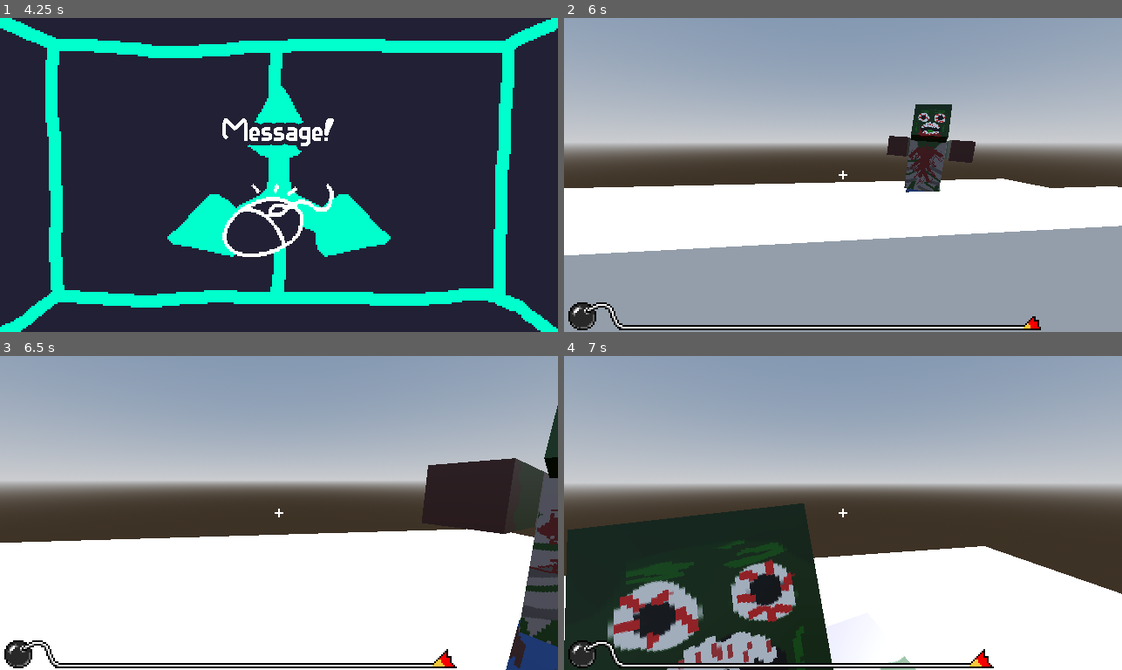
Above: before the commit, frames 1-4 (two rows, left to right).
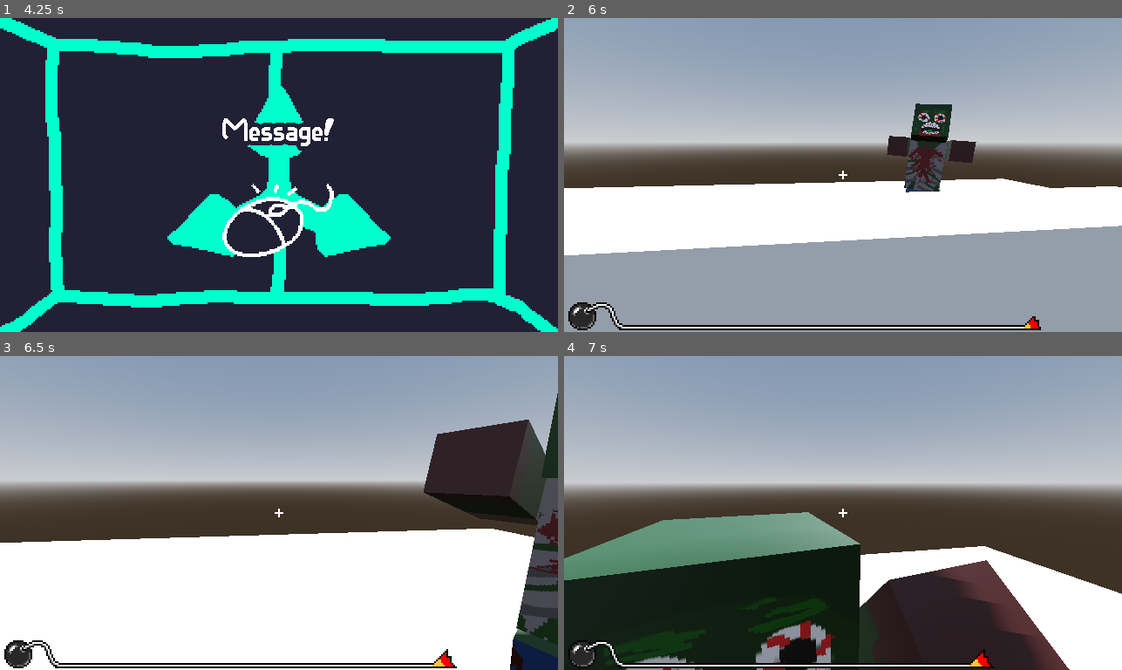
Above: after the commit, the same moments.

Repository: AHeathfield/macgdc-microgame-jam-2025
Game: Godot game, scene res://scenes/main/main.tscn
The game is run twice, just before and just after one commit, with the same random seed, the same clock (stepped at 60 frames per second) and the same inputs. Sound files missing from this copy of the repository are replaced by a short silence.
Inputs (mouse positions are in pixels of both pictures, inside the frame that each line leads up to):
- Up to frame 1 (4.25 s): click "Start" at 0.5 s; tap Enter (ui_accept) at 1.25, 1.52, 2.27, 3.77 s; move the mouse to (251, 237) at 1.27 s; hold W (keyboard_up) 1.28-2.78 s; click (251, 237) at 1.42 s; move the mouse to (446, 222) at 2.02 s; move the mouse to (111, 127) at 2.77 s; hold A (keyboard_left) from 2.78 s (still down); move the mouse to (306, 175) at 3.52 s; click (306, 175) at 3.67 s
- Up to frame 2 (6 s): move the mouse to (759, 96) at 4.27 s; release A (keyboard_left) at 4.28 s; hold S (keyboard_down) 4.28-5.03 s; tap Enter (ui_accept) at 4.52, 5.27 s; move the mouse to (870, 175) at 5.02 s; hold W (keyboard_up) from 5.03 s (still down); move the mouse to (815, 175) at 5.77 s; click (815, 175) at 5.92 s
- Up to frame 3 (6.5 s): keep holding W (keyboard_up)
- Up to frame 4 (7 s): move the mouse to (854, 506) at 6.52 s; release W (keyboard_up) at 6.53 s; hold D (keyboard_right) from 6.53 s (still down); tap Enter (ui_accept) at 6.77 s

Frame 1 is identical in both runs. In frame 2, less than 0.1% of the frame differs, in the area x 57-74%, y 27-55%; in frame 3, 4.7%; in frame 4, 26%, in the area x 0-91%, y 46-100%.

Commit message:
Learned how to add animations separate from the model, used this to add an attack animation, used animation tree so that the zombie attacks player in range

Diff:
--- a/microgames/ZombieShooter/Scenes/zombie.tscn
+++ b/microgames/ZombieShooter/Scenes/zombie.tscn
@@ -1,7 +1,8 @@
-[gd_scene load_steps=16 format=4 uid="uid://dtdul6ubbj3ow"]
+[gd_scene load_steps=23 format=4 uid="uid://dtdul6ubbj3ow"]
 
 [ext_resource type="Script" uid="uid://csrq6k2ikr8pu" path="res://microgames/ZombieShooter/Scripts/zombie.gd" id="1_8j5qa"]
 [ext_resource type="Material" uid="uid://dijdm7svt38f5" path="res://microgames/ZombieShooter/Assets/Material.001.tres" id="1_uxy1q"]
+[ext_resource type="AnimationLibrary" uid="uid://d2plomhj0pfaf" path="res://microgames/ZombieShooter/Assets/zombie_animations.glb" id="3_r5y2a"]
 
 [sub_resource type="ArrayMesh" id="ArrayMesh_v1cvo"]
 resource_name = "zombie_test_Cube_001"
@@ -211,6 +212,33 @@
 [sub_resource type="BoxShape3D" id="BoxShape3D_r5y2a"]
 size = Vector3(8.048828, 16.522423, 2.8154297)
 
+[sub_resource type="AnimationNodeAnimation" id="AnimationNodeAnimation_r5y2a"]
+animation = &"Walk"
+
+[sub_resource type="AnimationNodeAnimation" id="AnimationNodeAnimation_173ip"]
+animation = &"zombie_animations/Attack"
+
+[sub_resource type="AnimationNodeStateMachineTransition" id="AnimationNodeStateMachineTransition_173ip"]
+advance_mode = 2
+
+[sub_resource type="AnimationNodeStateMachineTransition" id="AnimationNodeStateMachineTransition_dveh7"]
+advance_mode = 2
+advance_condition = &"attack"
+
+[sub_resource type="AnimationNodeStateMachineTransition" id="AnimationNodeStateMachineTransition_xigsn"]
+switch_mode = 2
+advance_mode = 2
+
+[sub_resource type="AnimationNodeStateMachine" id="AnimationNodeStateMachine_dveh7"]
+states/End/position = Vector2(1045.5, 99.19375)
+states/Start/position = Vector2(177.5, 98.5)
+states/Walk/node = SubResource("AnimationNodeAnimation_r5y2a")
+states/Walk/position = Vector2(407.95477, 100.55)
+states/zombie_animations_Attack/node = SubResource("AnimationNodeAnimation_173ip")
+states/zombie_animations_Attack/position = Vector2(760.37964, 99.87187)
+transitions = ["Start", "Walk", SubResource("AnimationNodeStateMachineTransition_173ip"), "Walk", "zombie_animations_Attack", SubResource("AnimationNodeStateMachineTransition_dveh7"), "zombie_animations_Attack", "Walk", SubResource("AnimationNodeStateMachineTransition_xigsn")]
+graph_offset = Vector2(337.1246, -7.725)
+
 [node name="Zombie" type="CharacterBody3D"]
 script = ExtResource("1_8j5qa")
 
@@ -236,7 +264,7 @@
 bones/2/rest = Transform3D(0.99999994, 0, 0, 0, 0.99999994, 0, 0, 0, 0.99999994, 0, 0.66569865, 0)
 bones/2/enabled = true
 bones/2/position = Vector3(0, 0.66569865, 0)
-bones/2/rotation = Quaternion(0.0029596612, 0, -0.042047944, 0.9991113)
+bones/2/rotation = Quaternion(0.043064665, -5.9529924e-12, 0.00089006184, 0.9990719)
 bones/2/scale = Vector3(0.99999994, 0.99999994, 0.99999994)
 bones/3/name = "LeftArm.L"
 bones/3/parent = 2
@@ -250,7 +278,7 @@
 bones/4/rest = Transform3D(0.99999994, 0, 0, 0, 0.99999994, 0, 0, 0, 0.99999994, 0, 0.49999976, 0)
 bones/4/enabled = true
 bones/4/position = Vector3(0, 0.49999976, 0)
-bones/4/rotation = Quaternion(0.17364001, -0.00083558116, 0.0006603507, 0.9848087)
+bones/4/rotation = Quaternion(0.17364477, -0.0003526146, 0.00027866816, 0.9848083)
 bones/4/scale = Vector3(0.99999994, 0.99999994, 0.99999994)
 bones/5/name = "RightArm.R"
 bones/5/parent = 2
@@ -264,14 +292,14 @@
 bones/6/rest = Transform3D(0.99999994, 0, 1.5099579e-07, 0, -0.99999994, 0, 1.5099579e-07, 0, -0.99999994, -0.24982609, -0.3381406, 0)
 bones/6/enabled = true
 bones/6/position = Vector3(-0.24982609, -0.3381406, 0)
-bones/6/rotation = Quaternion(0.9991603, 2.9695736e-08, 7.54345e-08, -0.04097417)
+bones/6/rotation = Quaternion(0.98500085, 7.668008e-09, 7.436548e-08, -0.17255007)
 bones/6/scale = Vector3(0.99999994, 0.99999994, 0.99999994)
 bones/7/name = "RightLeg.R"
 bones/7/parent = 1
 bones/7/rest = Transform3D(0.99999994, 0, 1.5099579e-07, 0, -0.99999994, 0, 1.5099579e-07, 0, -0.99999994, 0.24982609, -0.3381406, 0)
 bones/7/enabled = true
 bones/7/position = Vector3(0.24982609, -0.3381406, 0)
-bones/7/rotation = Quaternion(0.9991603, -2.9695736e-08, 7.54345e-08, 0.04097417)
+bones/7/rotation = Quaternion(0.98500085, -7.668008e-09, 7.436548e-08, 0.17255007)
 bones/7/scale = Vector3(0.99999994, 0.99999994, 0.99999994)
 
 [node name="Head" type="MeshInstance3D" parent="zombie/Skeleton3D"]
@@ -299,7 +327,7 @@
 skin = SubResource("Skin_3yna1")
 
 [node name="Torso2" type="BoneAttachment3D" parent="zombie/Skeleton3D"]
-transform = Transform3D(3.9480655, 0.3328981, -0.0009861421, -0.3328981, 3.9479961, -0.023431957, -0.0009861421, 0.023431957, 3.9620063, 0, 8.232782, 0)
+transform = Transform3D(3.9620693, -0.0070464388, 0.00030373436, 0.0070464388, 3.9473736, -0.3409342, 0.00030373447, 0.3409342, 3.9473798, 0, 8.232782, 0)
 bone_name = "Torso"
 bone_idx = 2
 
@@ -310,7 +338,7 @@
 shape = SubResource("BoxShape3D_orkfj")
 
 [node name="Head2" type="BoneAttachment3D" parent="zombie/Skeleton3D"]
-transform = Transform3D(3.948391, 0.30620554, -0.12037186, -0.32895198, 3.7024374, -1.3717835, 0.006466701, 1.3770394, 3.7150724, 0.16644898, 10.2067795, 0.011715973)
+transform = Transform3D(3.9620645, -0.009177471, 0.0003271215, 0.008459856, 3.5927174, -1.6704344, 0.00357265, 1.6704305, 3.5927277, -0.0035232177, 10.206469, 0.17046702)
 bone_name = "Head"
 bone_idx = 4
 
@@ -321,7 +349,7 @@
 shape = SubResource("BoxShape3D_uxy1q")
 
 [node name="LeftArm2" type="BoneAttachment3D" parent="zombie/Skeleton3D"]
-transform = Transform3D(-3.9480653, 0.0009862592, -0.33289868, 0.33289868, 0.023433367, -3.9479957, 0.0009861474, -3.9620059, -0.023433372, -2.8775992, 10.454515, 0.0124234585)
+transform = Transform3D(-3.962069, -0.00030373866, 0.007045837, -0.00704584, 0.34093556, -3.947373, -0.00030368095, -3.947379, -0.34093556, -3.057602, 10.192164, 0.16946661)
 bone_name = "LeftArm.L"
 bone_idx = 3
 
@@ -332,7 +360,7 @@
 shape = SubResource("BoxShape3D_8j5qa")
 
 [node name="RightArm2" type="BoneAttachment3D" parent="zombie/Skeleton3D"]
-transform = Transform3D(-3.9480653, 0.0009862607, -0.33289748, 0.33289748, 0.023433367, -3.9479957, 0.0009861388, -3.9620059, -0.023433372, 3.2090006, 9.941298, 0.010903156)
+transform = Transform3D(-3.962069, -0.0003037372, 0.007047032, -0.00704703, 0.34093556, -3.947373, -0.0003037852, -3.947379, -0.34093556, 3.0505872, 10.203028, 0.16993487)
 bone_name = "RightArm.R"
 bone_idx = 5
 
@@ -343,7 +371,7 @@
 shape = SubResource("BoxShape3D_8j5qa")
 
 [node name="LeftLeg2" type="BoneAttachment3D" parent="zombie/Skeleton3D"]
-transform = Transform3D(3.9620757, 2.5960836e-07, 5.876106e-07, 2.1062338e-07, -3.9487724, 0.32441285, 6.068941e-07, -0.32441285, -3.9487724, -0.98982996, 4.2554946, 0)
+transform = Transform3D(3.9620757, 1.6153193e-07, 5.699599e-07, -4.182981e-08, -3.7261462, 1.3468041, 5.9092906e-07, -1.3468041, -3.7261462, -0.98982996, 4.2554946, 0)
 bone_name = "LeftLeg.L"
 bone_idx = 6
 
@@ -354,7 +382,7 @@
 shape = SubResource("BoxShape3D_8j5qa")
 
 [node name="RightLeg2" type="BoneAttachment3D" parent="zombie/Skeleton3D"]
-transform = Transform3D(3.9620757, -2.5960836e-07, 5.876106e-07, -2.1062338e-07, -3.9487724, -0.32441285, 6.068941e-07, 0.32441285, -3.9487724, 0.98982996, 4.2554946, 0)
+transform = Transform3D(3.9620757, -1.6153193e-07, 5.699599e-07, 4.182981e-08, -3.7261462, -1.3468041, 5.9092906e-07, 1.3468041, -3.7261462, 0.98982996, 4.2554946, 0)
 bone_name = "RightLeg.R"
 bone_idx = 7
 
@@ -366,7 +394,8 @@
 
 [node name="AnimationPlayer" type="AnimationPlayer" parent="zombie"]
 libraries = {
-&"": SubResource("AnimationLibrary_cgoew")
+&"": SubResource("AnimationLibrary_cgoew"),
+&"zombie_animations": ExtResource("3_r5y2a")
 }
 autoplay = "Walk"
 
@@ -376,3 +405,9 @@
 [node name="EnvCollisionBox" type="CollisionShape3D" parent="."]
 transform = Transform3D(1, 0, 0, 0, 1, 0, 0, 0, 1, 0, 7.185528, 0)
 shape = SubResource("BoxShape3D_r5y2a")
+
+[node name="AnimationTree" type="AnimationTree" parent="."]
+root_node = NodePath("../zombie")
+tree_root = SubResource("AnimationNodeStateMachine_dveh7")
+anim_player = NodePath("../zombie/AnimationPlayer")
+parameters/conditions/attack = false
--- a/microgames/ZombieShooter/Scripts/zombie.gd
+++ b/microgames/ZombieShooter/Scripts/zombie.gd
@@ -2,8 +2,10 @@
 
 @export var player : CharacterBody3D
 @export var speed : float = 5.0
+@export var attack_range : float = 2.5
 
 @onready var nav_agent = $NavigationAgent3D
+@onready var animation_tree = $AnimationTree
 
 # Physics process is better for things that have physics aka collision since it relies on a set physics framerate (i.e. 60fps)
 func _physics_process(_delta) -> void:
@@ -18,4 +20,11 @@
 	# keeping the y rotation same as zombie since it may mess up if looking at player
 	look_at(Vector3(player.global_position.x, global_position.y, player.global_position.z), Vector3.UP)
 
+	# Animation Conditions
+	animation_tree.set("parameters/conditions/attack", _player_in_range())
+
 	move_and_slide()
+
+
+func _player_in_range() -> bool:
+	return global_position.distance_to(player.global_position) <= attack_range
Binary file added: microgames/ZombieShooter/Assets/zombie_animations.glb
Not shown, added: microgames/ZombieShooter/Assets/zombie_animations.glb.import
